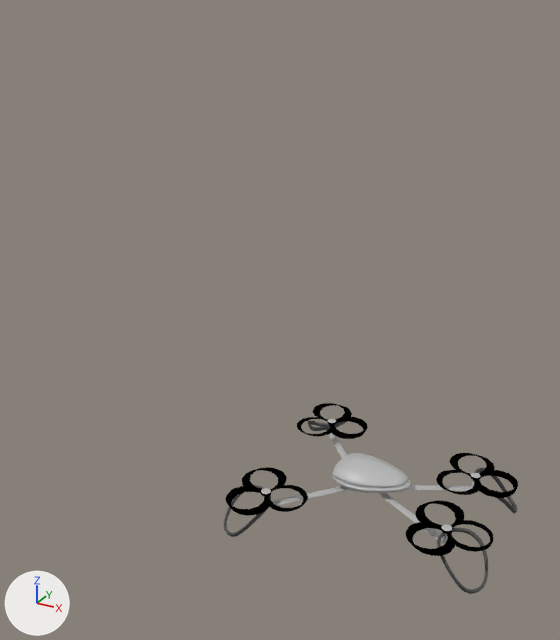
One commit to the glTF model models/dron.glb: the scene before it, then after it.
One viewpoint serves both versions: a 50 mm lens placed at (0.53, -1.39, 1.52), pointed at (-0.52, 0.51, 0.57). Lighting does not change. The marker at lower left points along +X, +Y and +Z. The picture after the commit comes second. Where no turn or scale is listed for an object, it has been applied to the vertices.

The first picture shows 'Apoyos_back', 'Apoyos_front', 'Cylinder003', 'Cylinder004', 'Cylinder007', 'Cylinder008', 'brazos_back', 'brazos_front', 'cabeza-dron', 'prop_1.001' and 2 more.
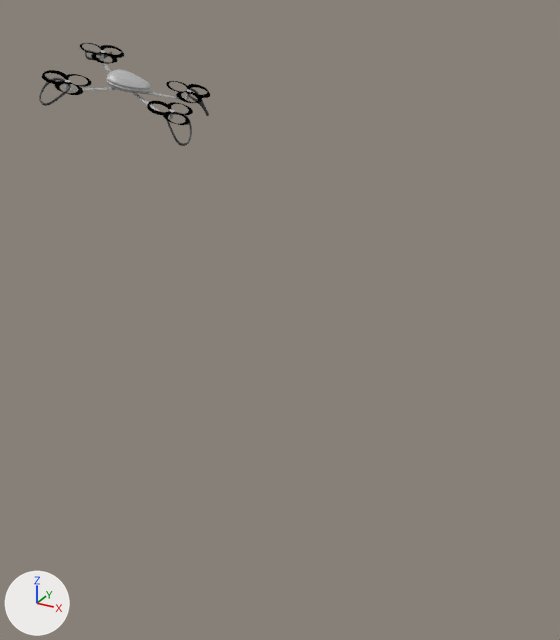
Not visible in the pictures: 'rotor1_Cylinder008.001', 'rotor0_Cylinder008.001', 'rotor3_Cylinder004.001', 'rotor2_Cylinder004.001'.

Boxes [x1, y1, x2, y2] around the edits, measured in the pictures (560 x 640 px):
'cabeza-dron', moved: before [332, 453, 410, 493]; after [106, 69, 152, 94]
'Cylinder007', deleted (black): before [406, 453, 518, 556]
'Cylinder003', deleted: before [226, 403, 368, 516]
'Apoyos_back', moved: before [437, 468, 517, 594]; after [167, 88, 209, 146]
'brazos_back', moved: before [379, 482, 474, 543]; after [133, 92, 189, 120]
'Apoyos_front', moved: before [224, 421, 347, 537]; after [39, 50, 112, 106]
'brazos_front', moved: before [263, 428, 349, 505]; after [65, 56, 116, 91]
'rotor3_Cylinder003.001', added: after [42, 70, 92, 95]
'rotor1_Cylinder007.001', added: after [147, 101, 193, 125]
'rotor0_Cylinder007.001', added: after [166, 81, 210, 103]
'rotor2_Cylinder003.001', added: after [80, 43, 124, 64]
'prop_1.001', moved: before [442, 524, 452, 536]; after [169, 109, 175, 116]
'Cylinder008', deleted: before [441, 475, 481, 534]
'Cylinder004', deleted: before [261, 421, 337, 496]

Edits to the bpy script that builds the scene:
```text
Change ob_prop_1_001:
    ob_prop_1_001.parent: ob_prop_1 -> ob_rotor1_rod_helices_back
Change ob_apoyos_front:
    add ob_apoyos_front.parent = ob_rig
    ob_apoyos_front.location: (-0.21, 0.00106, 0.445) -> (-0.23, 0.00289, -0.0194)
Remove ob_cylinder008:
    ob_cylinder008 = bpy.data.objects.new('Cylinder008', me_cylinder008)
Remove ob_cylinder007:
    ob_cylinder007 = bpy.data.objects.new('Cylinder007', me_cylinder007)
Remove ob_cylinder004:
    ob_cylinder004 = bpy.data.objects.new('Cylinder004', me_cylinder004)
Remove ob_cylinder003:
    ob_cylinder003 = bpy.data.objects.new('Cylinder003', me_cylinder003)
Change ob_cabeza_dron:
    add ob_cabeza_dron.parent = ob_rig
    ob_cabeza_dron.location: (-0.0000538, -0.002, 0.493) -> (-0.0204, -0.000164, 0.0281)
Change ob_brazos_front:
    add ob_brazos_front.parent = ob_rig
    ob_brazos_front.location: (-0.113, -0.00205, 0.464) -> (-0.134, -0.000216, -0.000693)
Change ob_apoyos_back:
    add ob_apoyos_back.parent = ob_rig
    ob_apoyos_back.location: (0.25, -0.00202, 0.447) -> (0.23, -0.000184, -0.0171)
Change ob_brazos_back:
    add ob_brazos_back.parent = ob_rig
    ob_brazos_back.location: (0.118, -0.00195, 0.469) -> (0.0975, -0.000112, 0.00452)
Add ob_rotor1_rod_helices_back:
    ob_rotor1_rod_helices_back = bpy.data.objects.new('rotor1_Rod_helices_back', None)
    ob_rotor1_rod_helices_back.parent = ob_rig
    ob_rotor1_rod_helices_back.location = (0.187, -0.104, 0.0218)
    ob_rotor1_rod_helices_back.rotation_euler = (0.0, 0.0, -0.968)  # degrees (0, 0, -55)
Add ob_rig:
    ob_rig = bpy.data.objects.new('rig', None)
    ob_rig.location = (-1.468, 1.061, 1.124)
    ob_rig.rotation_euler = (0.242, 0.336, 0.371)  # degrees (14, 19, 21)
Add ob_rotor2_cylinder003_001:
    ob_rotor2_cylinder003_001 = bpy.data.objects.new('rotor2_Cylinder003.001', me_rotor2_cylinder003)  # 573 vertices, 1158 faces; spans x -0.092..0.072, y -0.077..0.095, z -0.032..0.037; in mat_fallback_material (black #000000)
    ob_rotor2_cylinder003_001.location = (-1.675, 1.144, 1.247)
Add ob_rotor3_cylinder003_001:
    ob_rotor3_cylinder003_001 = bpy.data.objects.new('rotor3_Cylinder003.001', me_rotor3_cylinder003)  # 572 vertices, 1156 faces; spans x -0.088..0.074, y -0.087..0.085, z -0.037..0.037; in mat_fallback_material (black #000000)
    ob_rotor3_cylinder003_001.location = (-1.584, 0.839, 1.173)
Add ob_rotor2_cylinder004_001:
    ob_rotor2_cylinder004_001 = bpy.data.objects.new('rotor2_Cylinder004.001', me_rotor2_cylinder004)  # 200 vertices, 400 faces; spans x -0.0113..0.0113, y -0.0113..0.0113, z -0.0071..0.0071; in mat_fallback_material (black #000000)
    ob_rotor2_cylinder004_001.location = (-1.682, 1.147, 1.25)
Add ob_rotor3_cylinder004_001:
    ob_rotor3_cylinder004_001 = bpy.data.objects.new('rotor3_Cylinder004.001', me_rotor3_cylinder004)  # 200 vertices, 400 faces; spans x -0.0113..0.0113, y -0.0113..0.0113, z -0.0071..0.0071; in mat_fallback_material (black #000000)
    ob_rotor3_cylinder004_001.location = (-1.588, 0.832, 1.174)
Add ob_rotor0_cylinder007_001:
    ob_rotor0_cylinder007_001 = bpy.data.objects.new('rotor0_Cylinder007.001', me_rotor0_cylinder007)  # 576 vertices, 1164 faces; spans x -0.087..0.073, y -0.092..0.083, z -0.034..0.035; in mat_fallback_material (black #000000)
    ob_rotor0_cylinder007_001.location = (-1.321, 1.227, 1.113)
Add ob_rotor1_cylinder007_001:
    ob_rotor1_cylinder007_001 = bpy.data.objects.new('rotor1_Cylinder007.001', me_rotor1_cylinder007)  # 573 vertices, 1158 faces; spans x -0.087..0.076, y -0.069..0.098, z -0.036..0.038; in mat_fallback_material (black #000000)
    ob_rotor1_cylinder007_001.location = (-1.259, 1.019, 1.062)
Add ob_rotor0_cylinder008_001:
    ob_rotor0_cylinder008_001 = bpy.data.objects.new('rotor0_Cylinder008.001', me_rotor0_cylinder008)  # 200 vertices, 400 faces; spans x -0.0113..0.0113, y -0.0113..0.0113, z -0.0071..0.0071; in mat_fallback_material (black #000000)
    ob_rotor0_cylinder008_001.location = (-1.322, 1.219, 1.112)
Add ob_rotor1_cylinder008_001:
    ob_rotor1_cylinder008_001 = bpy.data.objects.new('rotor1_Cylinder008.001', me_rotor1_cylinder008)  # 200 vertices, 400 faces; spans x -0.0113..0.0113, y -0.0113..0.0113, z -0.0071..0.0071; in mat_fallback_material (black #000000)
    ob_rotor1_cylinder008_001.location = (-1.264, 1.024, 1.065)
```
